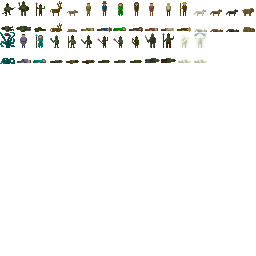
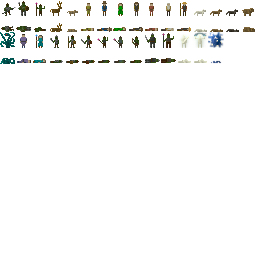
Before/after of a 256px x 256px layered artwork. What changed in the layer stack:
painted on "Background" over left=193, top=31, right=224, bottom=64
